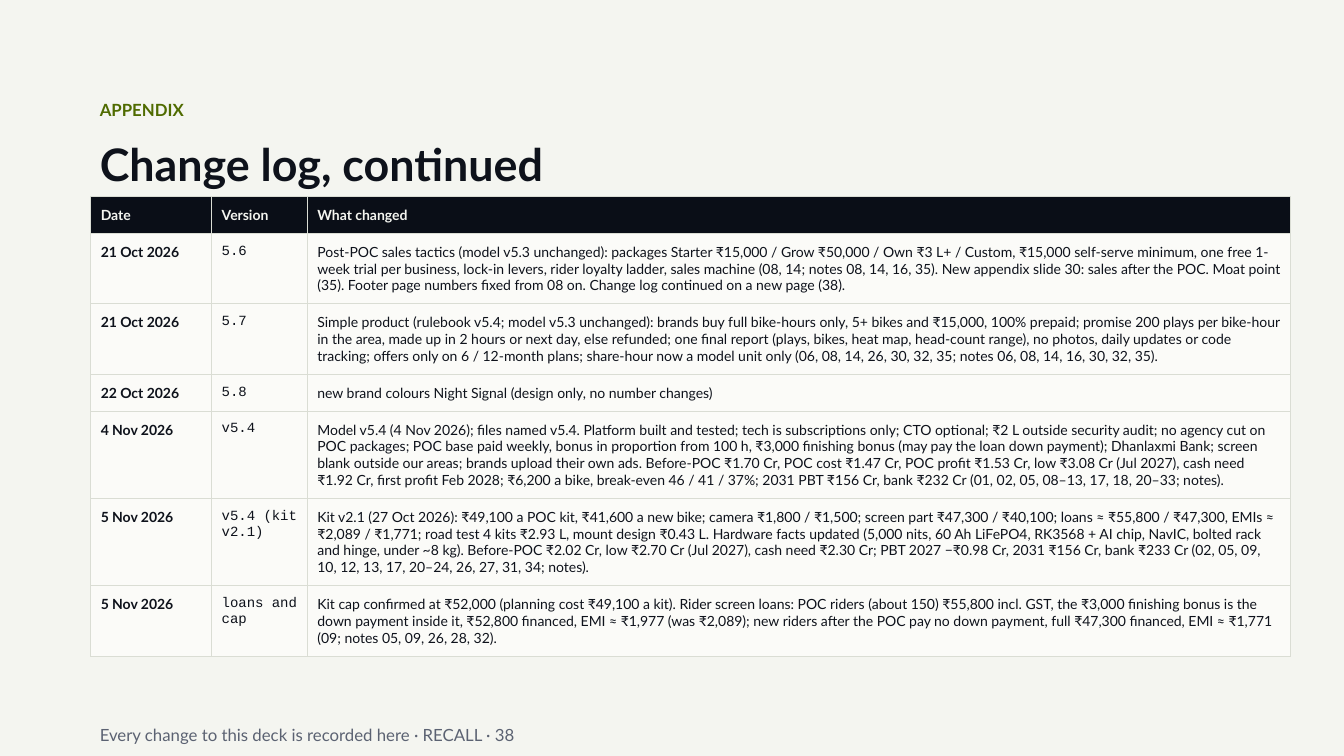
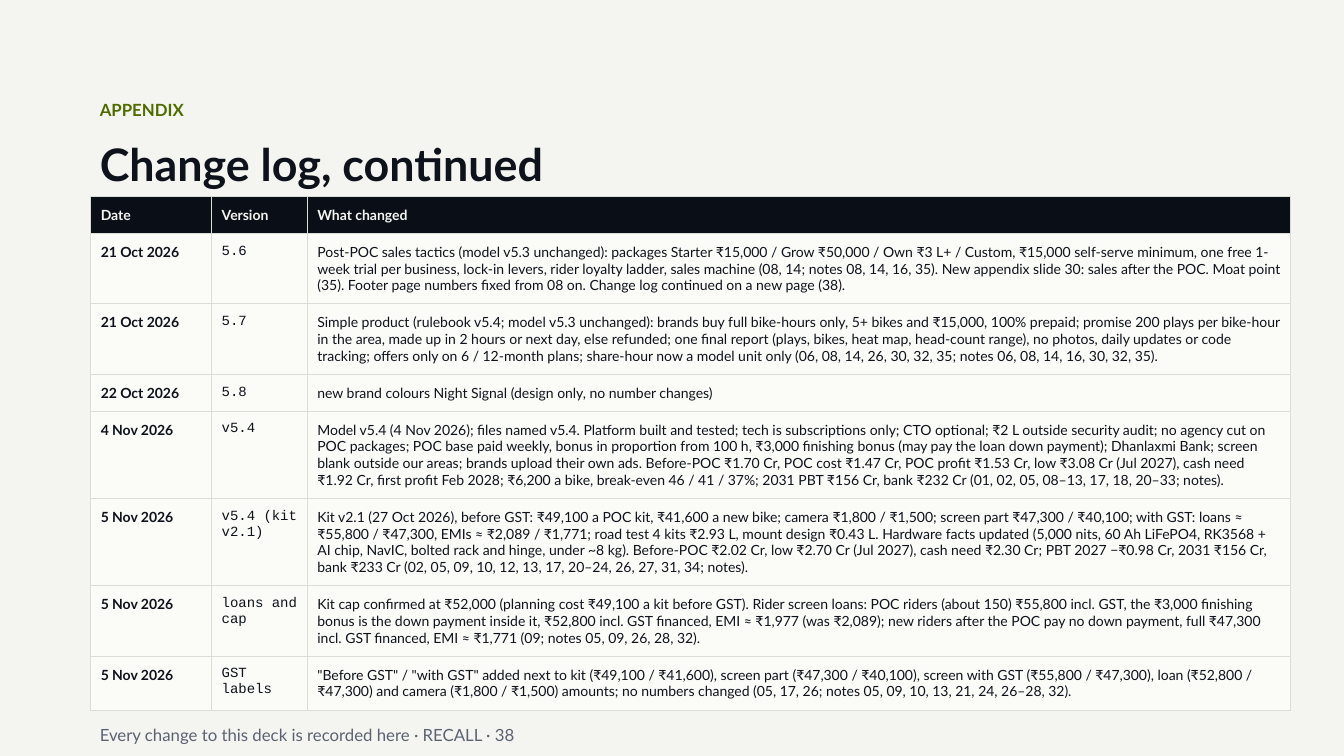
Before and after one commit to Picorus/recall-platform, a slide deck: slide 38 of docs/investor/01_RECALL_Investor_Deck_v5.4.pptx. Drawn at 1344x756 pixels with LibreOffice and Linux fonts; fonts in the diff are those of the drawing. Boxes give left, top, right and bottom in pixels: in the first picture for what was removed or moved away, otherwise in the second. Text is boxed around its words. In the diff, an @@ line names an element or a change of style, - is before the commit and + after.

```diff
--- a/docs/investor/01_RECALL_Investor_Deck_v5.4.pptx
+++ b/docs/investor/01_RECALL_Investor_Deck_v5.4.pptx
@@ table at box(91, 197, 1291, 703) @@
-row 6: 5 Nov 2026 | v5.4 (kit v2.1) | Kit v2.1 (27 Oct 2026): ₹49,100 a POC kit, ₹41,600 a new bike; camera ₹1,800 / ₹1,500; screen part ₹47,300 / ₹40,100; loans ≈ ₹55,800 / ₹47,300, EMIs ≈ ₹2,089 / ₹1,771; road test 4 kits ₹2.93 L, mount design ₹0.43 L. Hardware facts updated (5,000 nits, 60 Ah LiFePO4, RK3568 + AI chip, NavIC, bolted rack and hinge, under ~8 kg). Before-POC ₹2.02 Cr, low ₹2.70 Cr (Jul 2027), cash need ₹2.30 Cr; PBT 2027 −₹0.98 Cr, 2031 ₹156 Cr, bank ₹233 Cr (02, 05, 09, 10, 12, 13, 17, 20–24, 26, 27, 31, 34; notes).
-row 7: 5 Nov 2026 | loans and cap | Kit cap confirmed at ₹52,000 (planning cost ₹49,100 a kit). Rider screen loans: POC riders (about 150) ₹55,800 incl. GST, the ₹3,000 finishing bonus is the down payment inside it, ₹52,800 financed, EMI ≈ ₹1,977 (was ₹2,089); new riders after the POC pay no down payment, full ₹47,300 financed, EMI ≈ ₹1,771 (09; notes 05, 09, 26, 28, 32).
+row 6: 5 Nov 2026 | v5.4 (kit v2.1) | Kit v2.1 (27 Oct 2026), before GST: ₹49,100 a POC kit, ₹41,600 a new bike; camera ₹1,800 / ₹1,500; screen part ₹47,300 / ₹40,100; with GST: loans ≈ ₹55,800 / ₹47,300, EMIs ≈ ₹2,089 / ₹1,771; road test 4 kits ₹2.93 L, mount design ₹0.43 L. Hardware facts updated (5,000 nits, 60 Ah LiFePO4, RK3568 + AI chip, NavIC, bolted rack and hinge, under ~8 kg). Before-POC ₹2.02 Cr, low ₹2.70 Cr (Jul 2027), cash need ₹2.30 Cr; PBT 2027 −₹0.98 Cr, 2031 ₹156 Cr, bank ₹233 Cr (02, 05, 09, 10, 12, 13, 17, 20–24, 26, 27, 31, 34; notes).
+row 7: 5 Nov 2026 | loans and cap | Kit cap confirmed at ₹52,000 (planning cost ₹49,100 a kit before GST). Rider screen loans: POC riders (about 150) ₹55,800 incl. GST, the ₹3,000 finishing bonus is the down payment inside it, ₹52,800 incl. GST financed, EMI ≈ ₹1,977 (was ₹2,089); new riders after the POC pay no down payment, full ₹47,300 incl. GST financed, EMI ≈ ₹1,771 (09; notes 05, 09, 26, 28, 32).
+row 8: 5 Nov 2026 | GST labels | "Before GST" / "with GST" added next to kit (₹49,100 / ₹41,600), screen part (₹47,300 / ₹40,100), screen with GST (₹55,800 / ₹47,300), loan (₹52,800 / ₹47,300) and camera (₹1,800 / ₹1,500) amounts; no numbers changed (05, 17, 26; notes 05, 09, 10, 13, 21, 24, 26–28, 32).
```
Also in this commit, not shown: 3 other slides changed, 7 other files.
